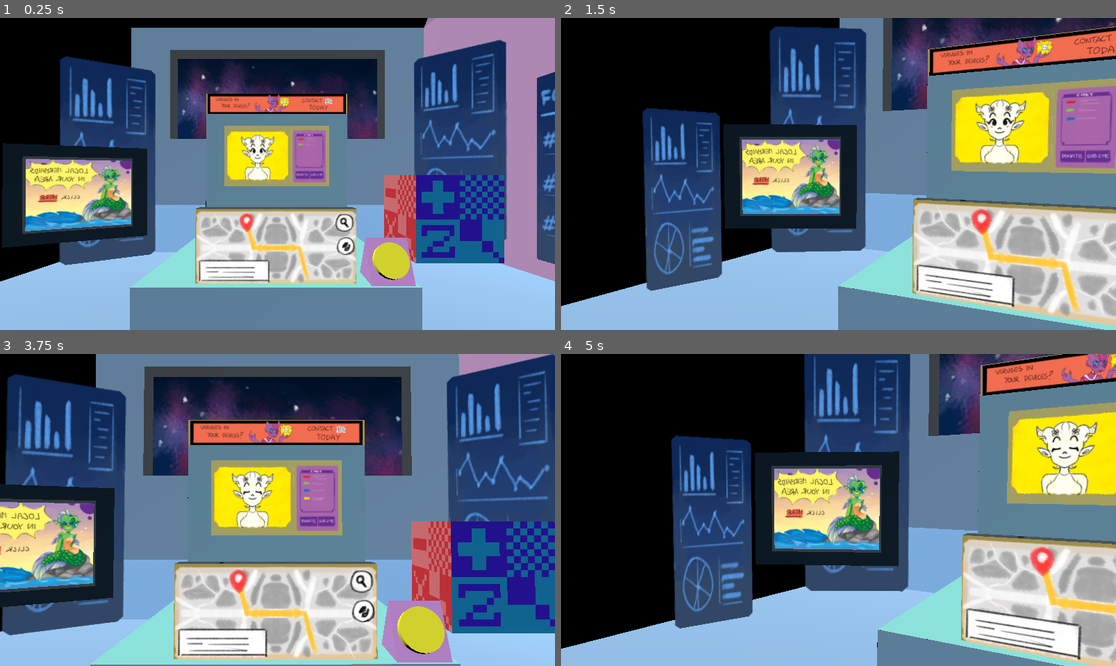
Above: before the commit, frames 1-4 (two rows, left to right).
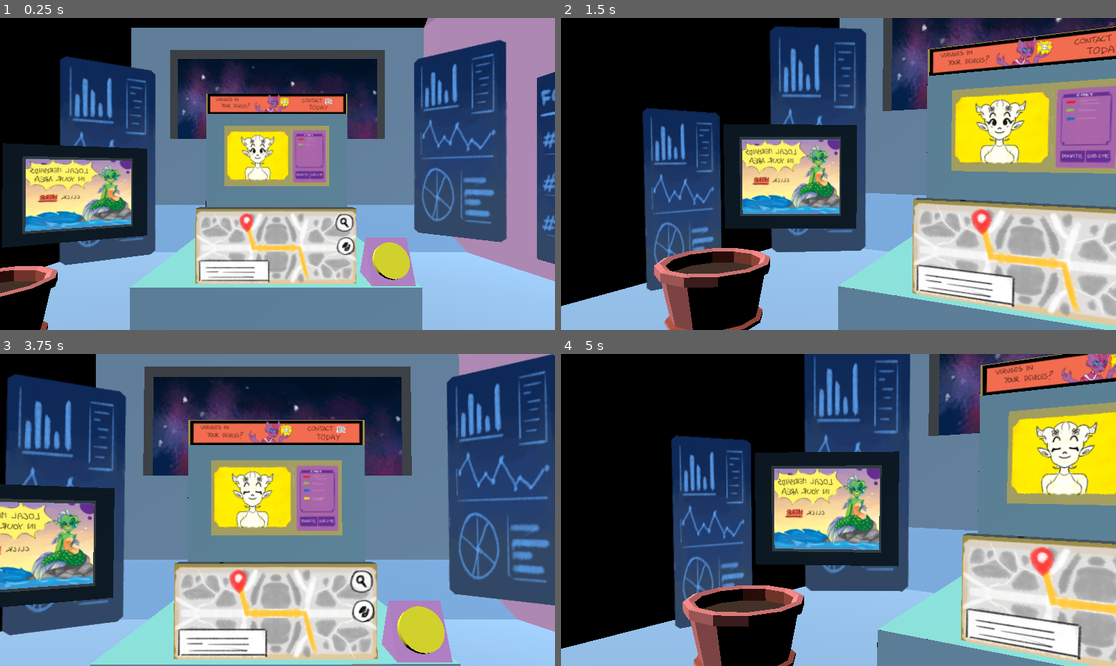
Above: after the commit, the same moments.

Repository: ATTOCORRECT/PianoVirus-ProjectFiles
Game: Godot game, scene res://Scenes/game.tscn
Same seed, same stepped clock (60 frames per second), same inputs: the game is played once before the commit and once after it.
Inputs (mouse positions are in pixels of both pictures, inside the frame that each line leads up to):
- Up to frame 1 (0.25 s): no input
- Up to frame 2 (1.5 s): tap Enter at 0.5 s; move the mouse to (960, 158) at 0.52 s; hold S (look_down) 0.53-1.28 s; click (960, 158) at 0.67 s; move the mouse to (727, 189) at 1.27 s; tap A (look_left) at 1.35 s; click (727, 189) at 1.42 s
- Up to frame 3 (3.75 s): move the mouse to (333, 441) at 2.02 s; hold D (look_right) 2.03-2.78 s; click (333, 441) at 2.17 s; move the mouse to (249, 572) at 2.77 s; tap W (look_up) at 2.85 s; click (249, 572) at 2.92 s; tap Space at 3.5 s; move the mouse to (444, 556) at 3.52 s; hold S (look_down) from 3.53 s (still down); click (444, 556) at 3.67 s
- Up to frame 4 (5 s): move the mouse to (672, 463) at 4.27 s; release S (look_down) at 4.28 s; tap A (look_left) at 4.35 s; click (672, 463) at 4.42 s

The runs differ from the first frame. In frame 1, 7.6% of the frame differs, in the area x 0-91%, y 50-100%; in frame 2, 4.6%; in frame 3, 8.7%, in the area x 74-100%, y 53-90%; in frame 4, 4.8%.

Commit message:
Test Model Imported with Textures

Diff:
--- a/just_space_things_godot/Scenes/game.tscn
+++ b/just_space_things_godot/Scenes/game.tscn
@@ -8,7 +8,7 @@
 [ext_resource type="Texture2D" uid="uid://bexpfhp20rj6g" path="res://Assets/Sprites/ANALYTICSBACKGROUND.png" id="7_ln4ss"]
 [ext_resource type="PackedScene" uid="uid://8htrreom0a65" path="res://Assets/Models/Ship/JST_Prototype ShipBackground.gltf" id="8_bmx4a"]
 [ext_resource type="AudioStream" uid="uid://djxjyq2b5ifte" path="res://Sound/wip 3 no ending cropped.wav" id="9_8ppql"]
-[ext_resource type="PackedScene" uid="uid://ten16csndkby" path="res://Assets/Models/Debug/Debug Cube/Test Cube.glb" id="9_e4gy0"]
+[ext_resource type="PackedScene" uid="uid://cwv12ghvqu5yn" path="res://Assets/Models/Test Models/TestModel.gltf" id="9_xmtox"]
 
 [node name="Game" type="Node3D"]
 
@@ -67,7 +67,7 @@
 volume_db = -9.369
 autoplay = true
 
-[node name="blockbench_export" parent="." instance=ExtResource("9_e4gy0")]
-transform = Transform3D(1, 0, 0, 0, 1, 0, 0, 0, 1, 1.0317, -0.5, -1.94118)
+[node name="TestModel" parent="." instance=ExtResource("9_xmtox")]
+transform = Transform3D(2, 0, 0, 0, 2, 0, 0, 0, 2, -1.62277, -0.968742, -1.67803)
 
 [editable path="Player"]
Not shown, added: just_space_things_godot/Assets/Models/Test Models/TestModel.gltf
Not shown, added: just_space_things_godot/Assets/Models/Test Models/TestModel.gltf.import
Not shown, removed: just_space_things_godot/Assets/Models/Test Models/TestModel.obj
Binary file added: just_space_things_godot/Assets/Models/Test Models/TestModel_0.png
Not shown, added: just_space_things_godot/Assets/Models/Test Models/TestModel_0.png.import
Not shown, added: just_space_things_godot/Assets/Models/Test Models/TestModel_OBJ.obj
Not shown, added: just_space_things_godot/Assets/Models/Test Models/TestModel_OBJ.obj.import
Binary file removed: just_space_things_godot/Assets/Textures/texture.png
Binary file removed: just_space_things_godot/Assets/Textures/texture2.png
